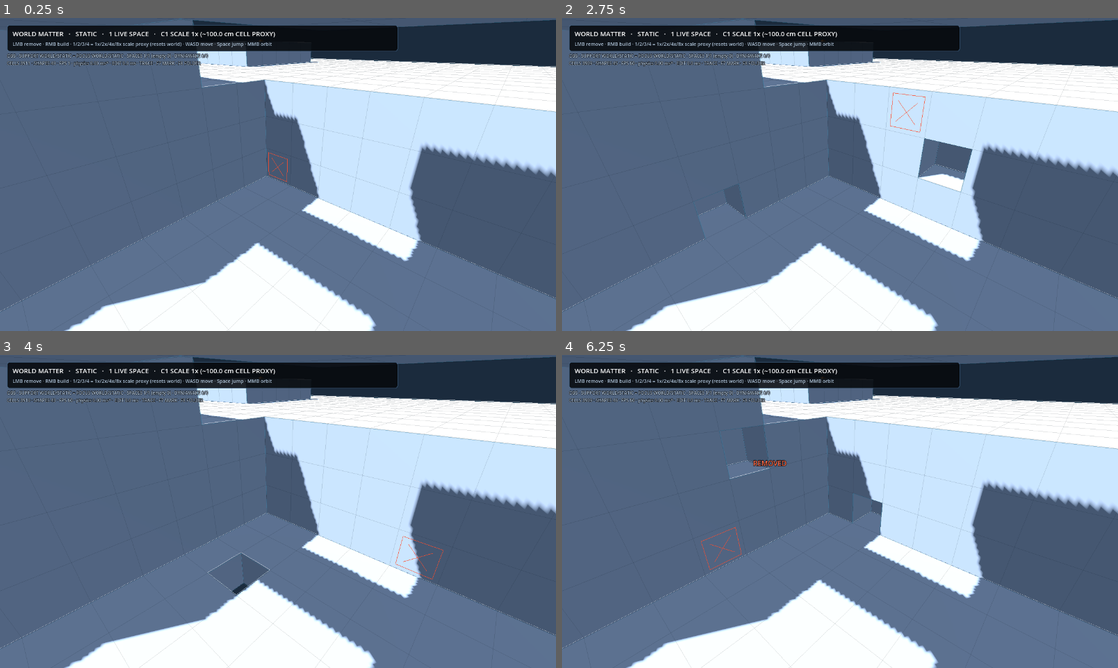
Above: before the commit, frames 1-4 (two rows, left to right).
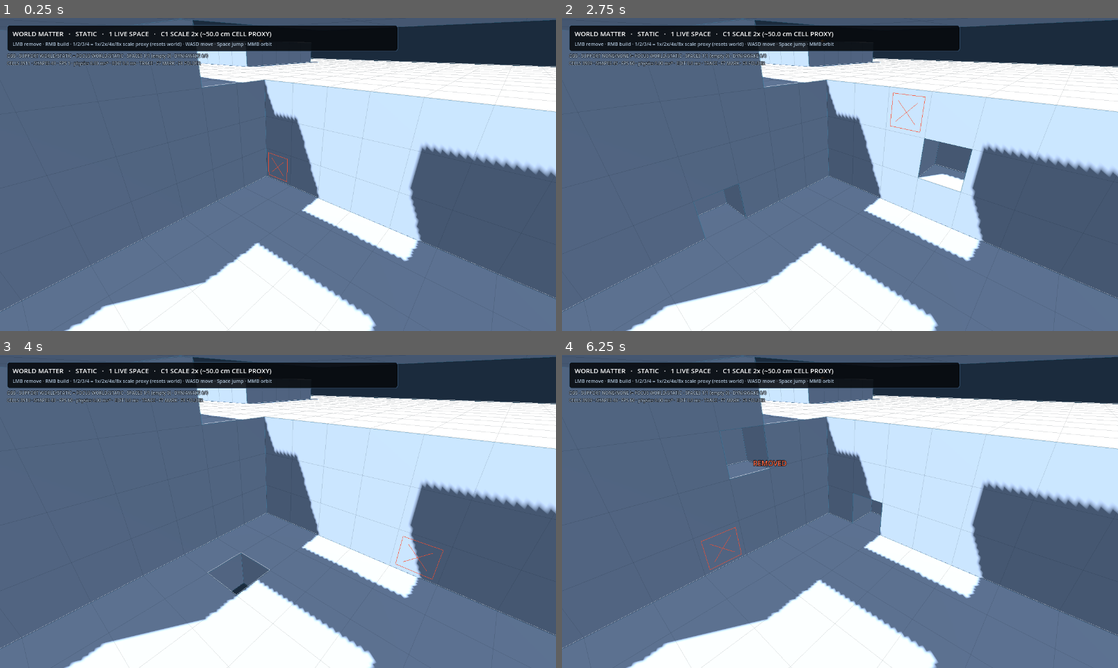
Above: after the commit, the same moments.

Repository: Jozzpoly/FrameMatter-Lab
Game: Godot game, scene res://p1/recovery_main.tscn
The game is run twice, just before and just after one commit, with the same random seed, the same clock (stepped at 60 frames per second) and the same inputs.
Inputs (mouse positions are in pixels of both pictures, inside the frame that each line leads up to):
- Up to frame 1 (0.25 s): no input
- Up to frame 2 (2.75 s): tap Enter at 0.5 s; move the mouse to (962, 158) at 0.52 s; press the mouse at (962, 158) at 0.53 s; hold D (p1_move_right) 0.53-1.25 s; tap Space (p1_jump) at 0.77 s; release the mouse at (962, 158) at 1.25 s; drag from (728, 190) to (812, 237) at 1.27 s; move the mouse to (895, 105) at 2.02 s; hold D (p1_move_right) from 2.03 s (still down); hold K (p1_recover) from 2.03 s (still down)
- Up to frame 3 (4 s): release D (p1_move_right) at 2.75 s; release K (p1_recover) at 2.75 s; tap R (p1_reset) at 2.75 s; drag from (250, 574) to (111, 464) at 2.77 s; move the mouse to (444, 558) at 3.52 s; hold A (p1_move_left) from 3.53 s (still down); hold H (p1_structural_seam) from 3.53 s (still down); tap Space (p1_jump) at 3.77 s
- Up to frame 4 (6.25 s): release A (p1_move_left) at 4.25 s; release H (p1_structural_seam) at 4.25 s; tap Home (p1_camera_reset) at 4.25 s; drag from (673, 464) to (756, 433) at 4.27 s; tap R (p1_reset) at 5 s; move the mouse to (867, 511) at 5.02 s; hold S (p1_move_back) 5.03-5.75 s; tap M at 5.1 s; click (867, 511) at 5.17 s; drag from (756, 433) to (728, 527) at 5.77 s

The runs differ from the first frame. In frame 1, 0.1% of the frame differs, in the area x 34-50%, y 4-7%; in frame 2, 0.4%, in the area x 7-50%, y 4-14%; in frame 3, 0.1%; in frame 4, 0.4%.
Error in both runs: Invalid call. Nonexistent function 'get_global_transform_interpolated' in base 'Node3D (SpaceQueryCharacter)'. (res://p1/camera_rig.gd:158)

Commit message:
Expose reciprocal contact Owner gate

Diff:
--- a/p1/recovery_main.gd
+++ b/p1/recovery_main.gd
@@ -21,6 +21,9 @@
 const C6_SEAM_MARKER_LENGTH := 0.9
 const C6_SEAM_MARKER_THICKNESS := 0.08
 const C6_ARTIFACT_QUALIFIER = preload("res://p1/c6_artifact_qualifier.gd")
+const RECIPROCAL_OWNER_DEFAULT_SCALE := 2.0
+const RECIPROCAL_LIGHT_PROP_ORIGIN := Vector3(-0.5, 2.0, 2.5)
+const RECIPROCAL_HEAVY_PROP_ORIGIN := Vector3(2.5, 2.0, -1.5)
 const RECOVERY_ANCHOR_CELLS: Array[Vector3i] = [
 	Vector3i(1, 0, 1),
 	Vector3i(30, 0, 1),
@@ -65,12 +68,19 @@
 	# The recovery surface uses direct mouse semantics through
 	# P1RecoveryDirectEdit instead of the old modal E + LMB consumer path.
 	_interactor.set_process_unhandled_input(false)
-	_last_event = "recovery: edit ordinary Matter; detached Matter becomes physical"
+	_player.reciprocal_dynamic_contact_enabled = true
+	_last_event = "reciprocal contact gate: push loose Matter; light and heavy should feel different"
 	if OS.get_cmdline_user_args().has("--c0-artifact-baseline"):
 		call_deferred("_run_c0_artifact_baseline")
 	elif OS.get_cmdline_user_args().has("--c6-autonomous-flow"):
 		call_deferred("_run_c6_exported_autonomous_flow")
-	_apply_c1_scale_probe(1.0, false)
+	# Historical/headless qualification keeps the 1x control. The interactive
+	# Owner gate starts at 2x because C1 already found 2x-4x substantially more
+	# useful for construction feel than the 1x proxy.
+	if DisplayServer.get_name() == "headless":
+		_apply_c1_scale_probe(1.0, false)
+	else:
+		_apply_c1_scale_probe(RECIPROCAL_OWNER_DEFAULT_SCALE, true)
 
 
 func get_recovery_world_space() -> LocalMatterSpace:
@@ -242,6 +252,7 @@
 	_registry.clear()
 	for child in $Spaces.get_children():
 		child.free()
+	_reset_reciprocal_contact_props()
 
 	_recovery_world_space = _build_world_matter_space()
 	# Presentation granularity is intentionally decoupled from physics-provider
@@ -259,6 +270,55 @@
 	_registry.register_space(_recovery_world_space)
 	_focus_space = _recovery_world_space
 	_last_event = "one ordinary causal Matter world initialized"
+
+
+func _reset_reciprocal_contact_props() -> void:
+	var host := get_node_or_null("ReciprocalContactProps") as Node3D
+	if host == null:
+		return
+	for child in host.get_children():
+		child.free()
+
+	# These are deliberately bounded contact instrumentation, not a new world
+	# ontology. They use the same CellVolume -> ConstructBody Matter derivation
+	# but remain outside the Space registry so the existing causal-world contract
+	# and editing semantics are not silently redesigned.
+	var light_volume := CellVolume.new(Vector3i.ONE)
+	light_volume.set_cell(Vector3i.ZERO, CellVolume.SOLID)
+	var light := ConstructBody.new()
+	light.name = "ReciprocalLightMatter"
+	light.mass_per_cell = 1.0
+	light.gravity_scale = 1.0
+	light.linear_damp = 1.0
+	light.angular_damp = 1.5
+	light.can_sleep = false
+	host.add_child(light)
+	light.global_position = RECIPROCAL_LIGHT_PROP_ORIGIN
+	light.set_volume(light_volume)
+
+	var heavy_volume := CellVolume.new(Vector3i(2, 2, 2))
+	heavy_volume.fill_box(Vector3i.ZERO, Vector3i(2, 2, 2), CellVolume.SOLID)
+	var heavy := ConstructBody.new()
+	heavy.name = "ReciprocalHeavyMatter"
+	heavy.mass_per_cell = 8.0
+	heavy.gravity_scale = 1.0
+	heavy.linear_damp = 1.0
+	heavy.angular_damp = 1.5
+	heavy.can_sleep = false
+	host.add_child(heavy)
+	heavy.global_position = RECIPROCAL_HEAVY_PROP_ORIGIN
+	heavy.set_volume(heavy_volume)
+
+
+func get_reciprocal_contact_props_for_test() -> Array[ConstructBody]:
+	var result: Array[ConstructBody] = []
+	var host := get_node_or_null("ReciprocalContactProps") as Node3D
+	if host == null:
+		return result
+	for child in host.get_children():
+		if child is ConstructBody:
+			result.append(child as ConstructBody)
+	return result
 
 
 func _build_world_matter_space() -> W0AuthorityPartitionSpace:
